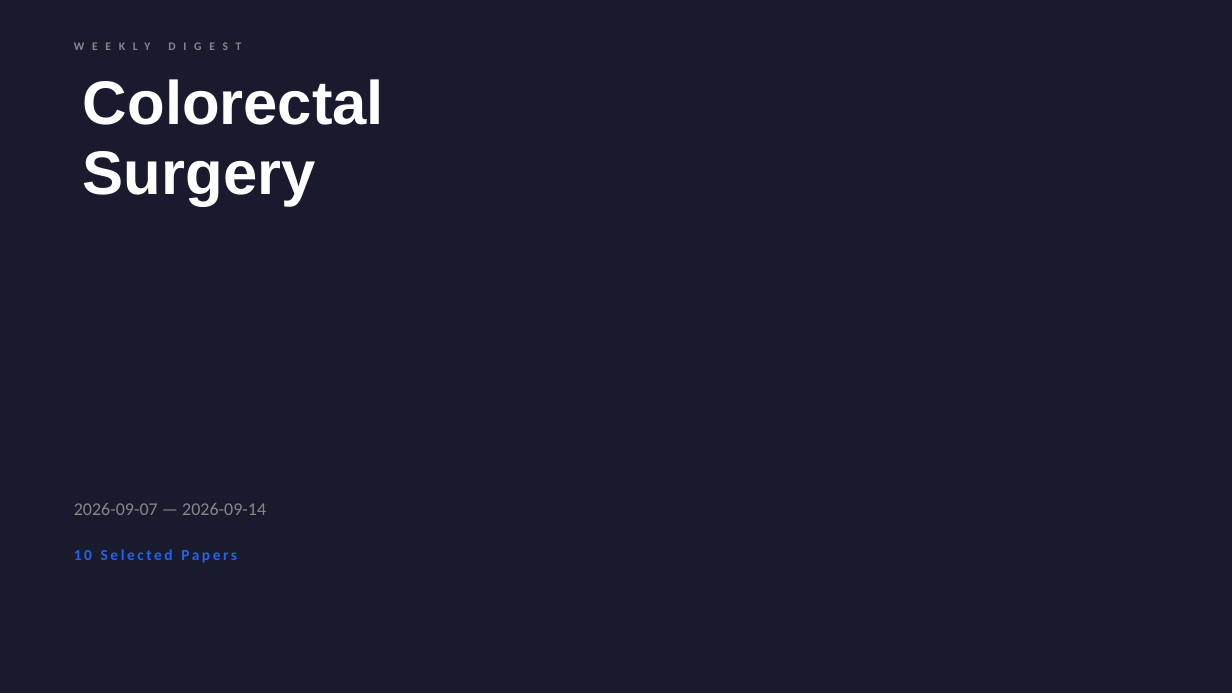
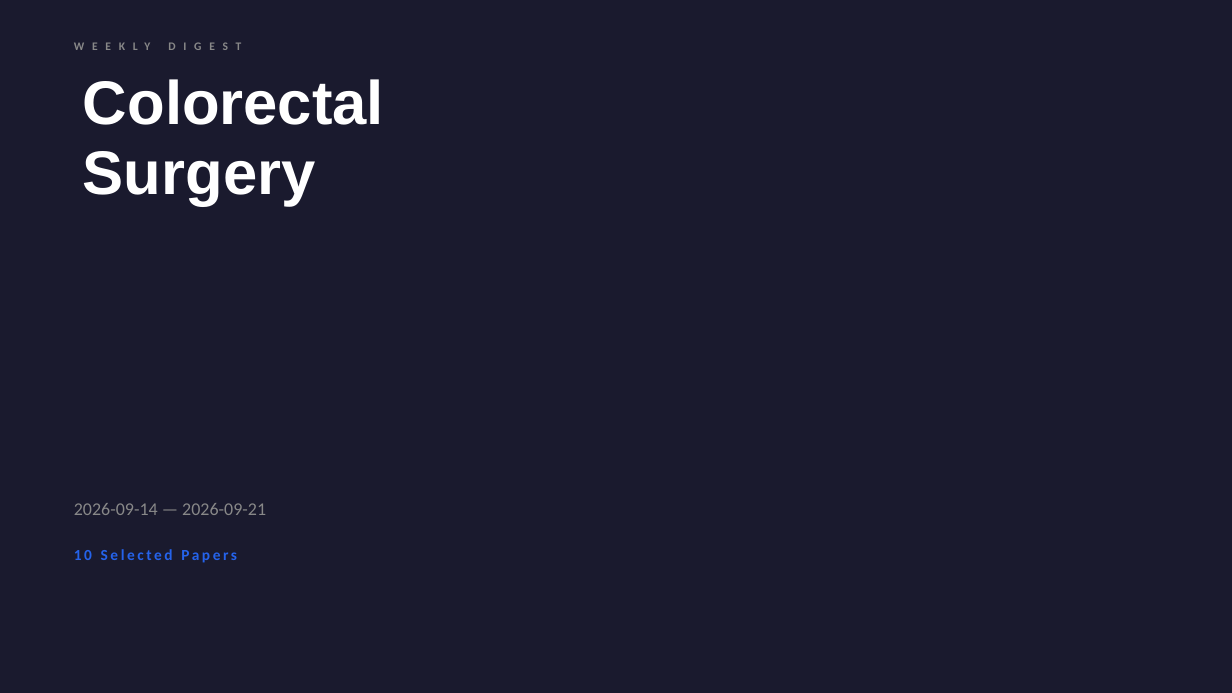
Before and after one commit to jejenhu-maker/colorectal-weekly-digest, a slide deck: slide 1 of docs/digest-en.pptx. Drawn at 1232x693 pixels with LibreOffice and Linux fonts; fonts in the diff are those of the drawing. Boxes give left, top, right and bottom in pixels: in the first picture for what was removed or moved away, otherwise in the second. Text is boxed around its words. In the diff, an @@ line names an element or a change of style, - is before the commit and + after.

```diff
--- a/docs/digest-en.pptx
+++ b/docs/digest-en.pptx
@@ text at (74,503,266,515): text changed @@
-2026-09-07 — 2026-09-14
+2026-09-14 — 2026-09-21
```
Also in this commit, not shown: 8 other slides changed, 3 slides added, 3 slides removed, 2 other files.
